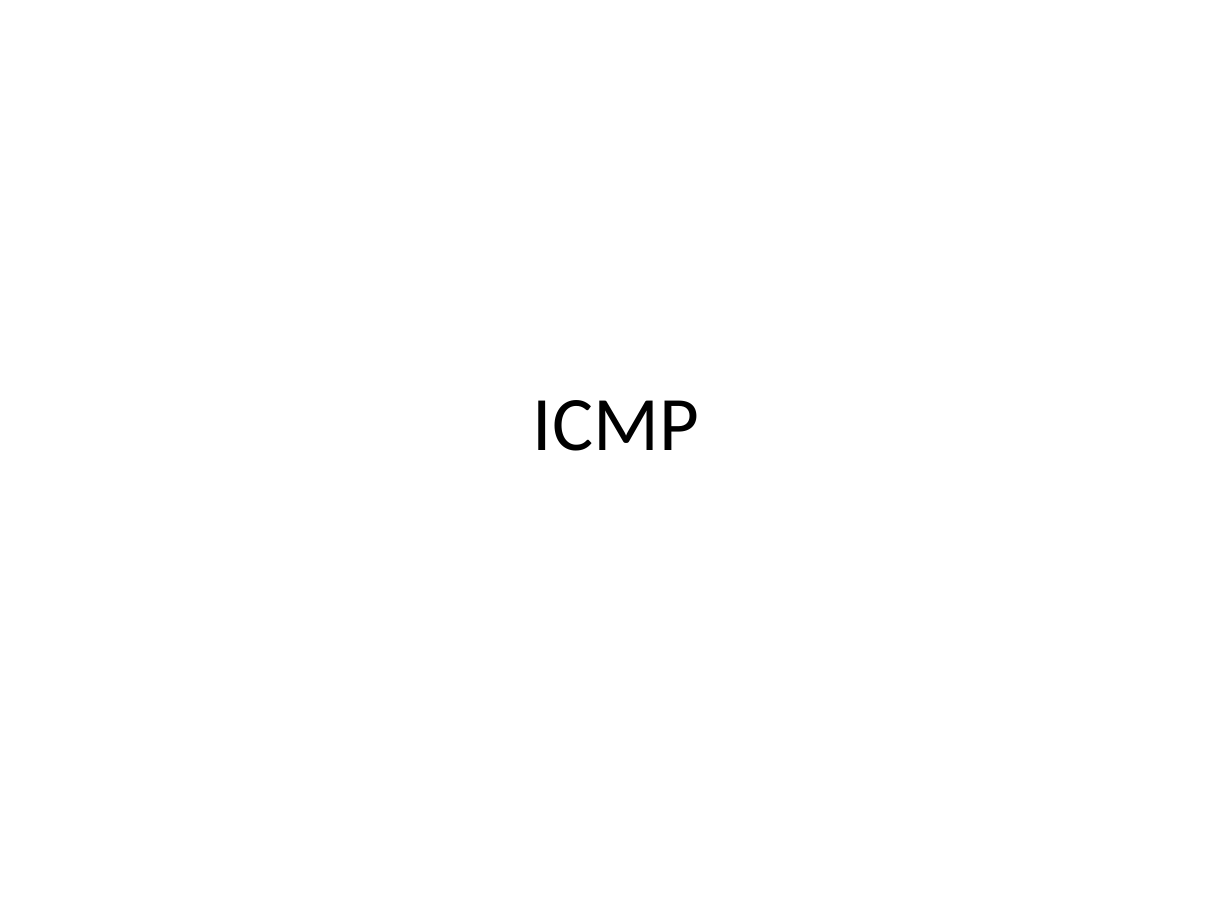
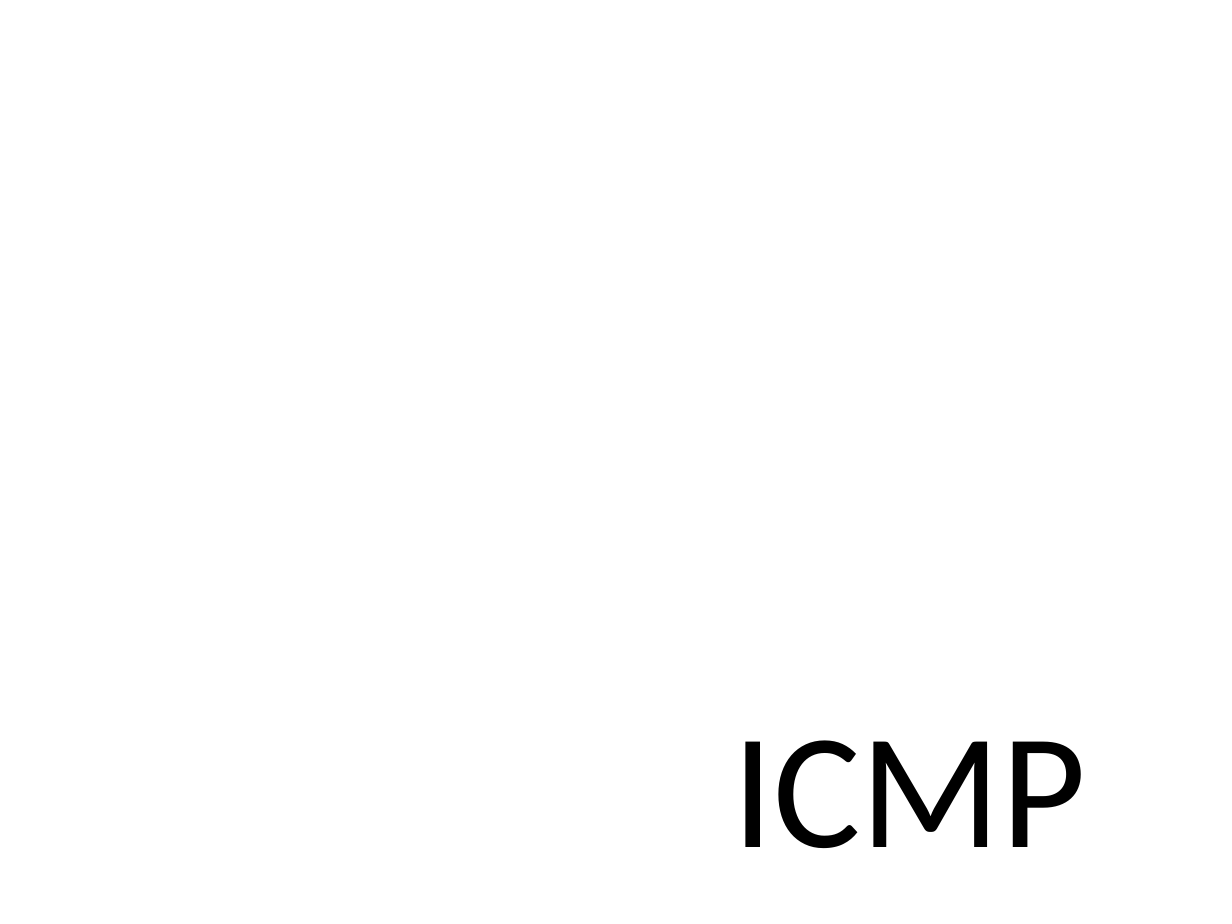
Before and after one commit to shirasael/20588, a slide deck: slide 25 of raw socket & libpcap & icmp.pptx (slide 15 before the commit). Drawn at 1232x924 pixels with LibreOffice and Linux fonts; fonts in the diff are those of the drawing; background and template pictures are left out. Boxes give left, top, right and bottom in pixels: in the first picture for what was removed or moved away, otherwise in the second. Text is boxed around its words. In the diff, an @@ line names an element or a change of style, - is before the commit and + after.

```diff
--- a/raw socket & libpcap & icmp.pptx
+++ b/raw socket & libpcap & icmp.pptx
@@ title "ICMP" moved from (x1=533, y1=400, x2=699, y2=451) to (x1=732, y1=740, x2=1086, y2=848) @@
@@ title "ICMP" at (x1=732, y1=740, x2=1086, y2=848): size 45 to 96 pt @@
```
Also in this commit, not shown: 8 other slides changed, 12 slides added, 2 slides removed.
